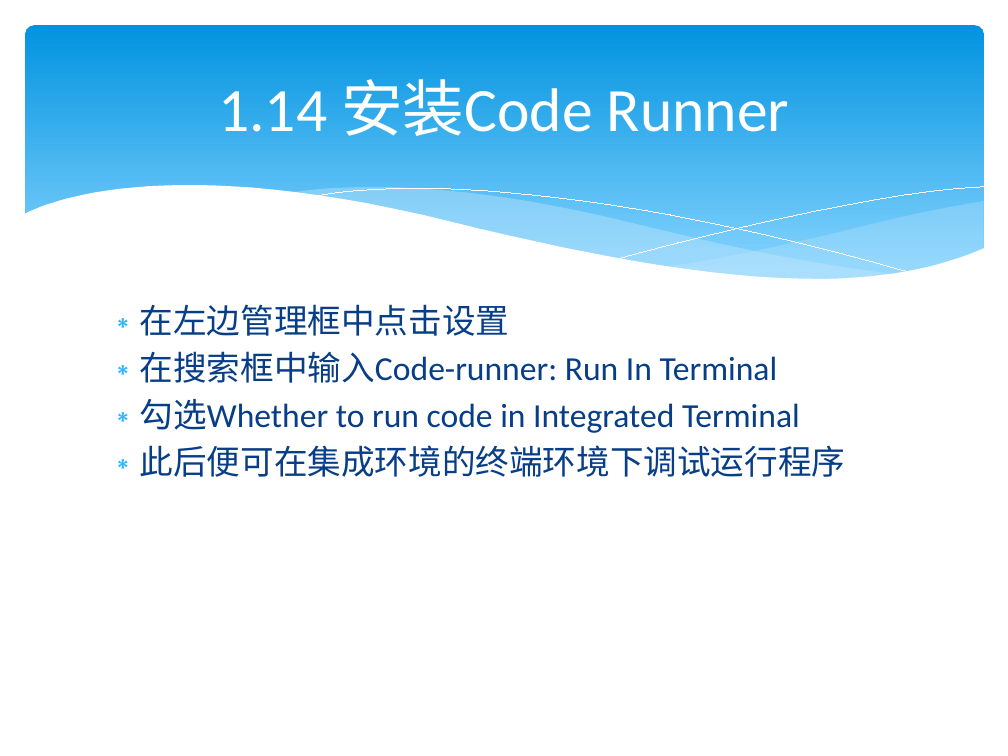
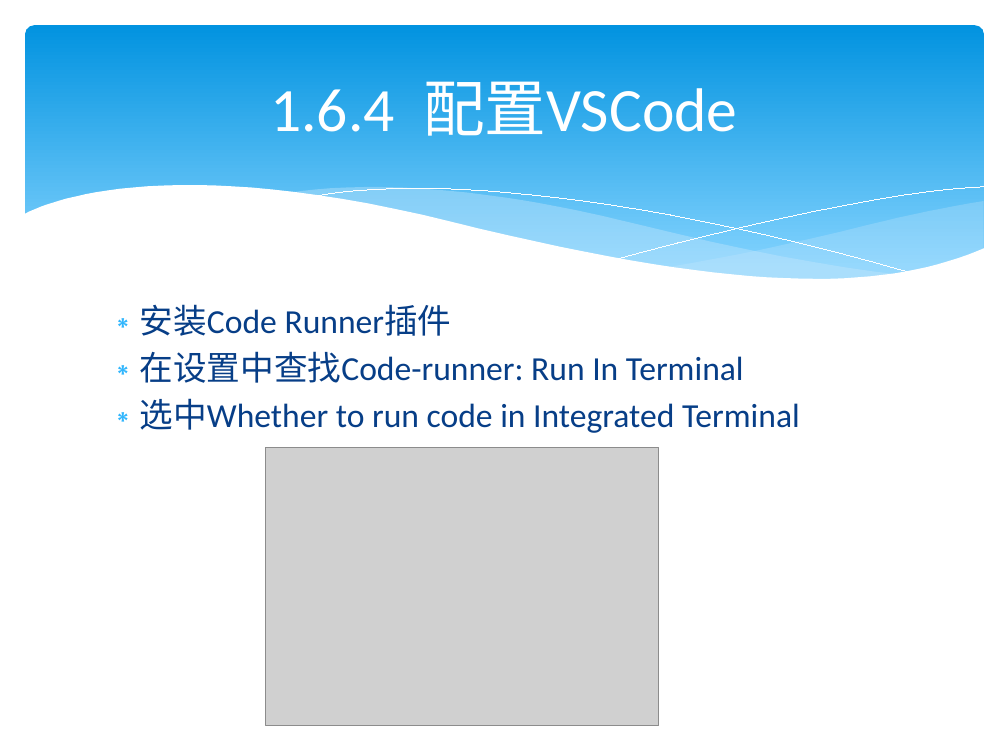
Before and after one commit to lamplight8/cpp, a slide deck: slide 90 of ppt/ch01_绪论_1.pptx (slide 131 before the commit). Drawn at 1008x756 pixels with LibreOffice and Linux fonts; fonts in the diff are those of the drawing; grey boxes stand for pictures. Boxes give left, top, right and bottom in pixels: in the first picture for what was removed or moved away, otherwise in the second. Text is boxed around its words. In the diff, an @@ line names an element or a change of style, - is before the commit and + after.

```diff
--- a/ppt/ch01_绪论_1.pptx
+++ b/ppt/ch01_绪论_1.pptx
@@ title at (270,81,737,136): text changed @@
-1.14 安装Code Runner
+1.6.4 配置VSCode
@@ text at (140,304,800,433): text changed @@
-∗ 在左边管理框中点击设置
-∗ 在搜索框中输入Code-runner: Run In Terminal
-∗ 勾选Whether to run code in Integrated Terminal
-∗ 此后便可在集成环境的终端环境下调试运行程序
+∗ 安装Code Runner插件
+∗ 在设置中查找Code-runner: Run In Terminal
+∗ 选中Whether to run code in Integrated Terminal
@@ picture added at (266,448,659,727) @@
```
Also in this commit, not shown: 73 other slides changed, 35 slides added, 27 slides removed, 3 other files.
